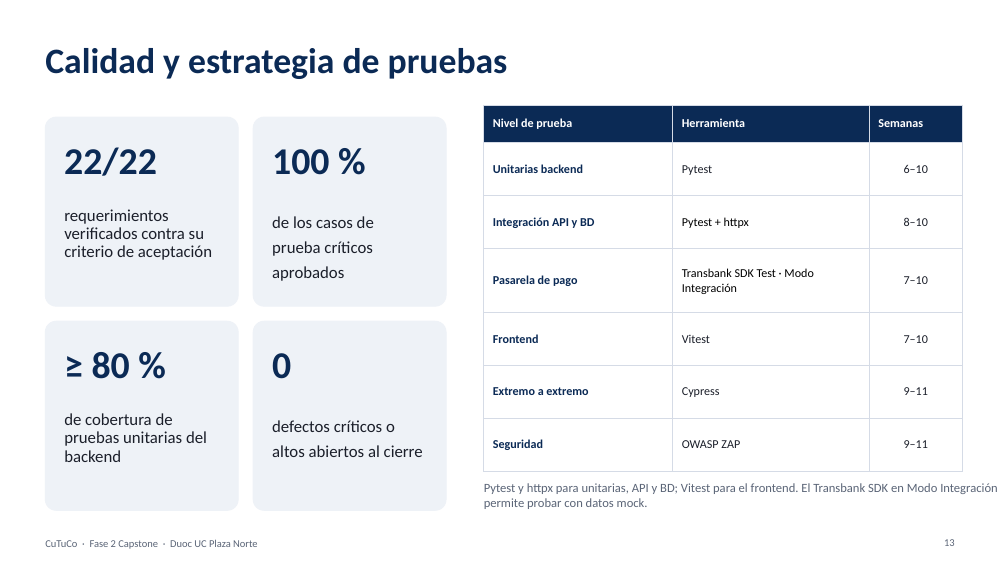
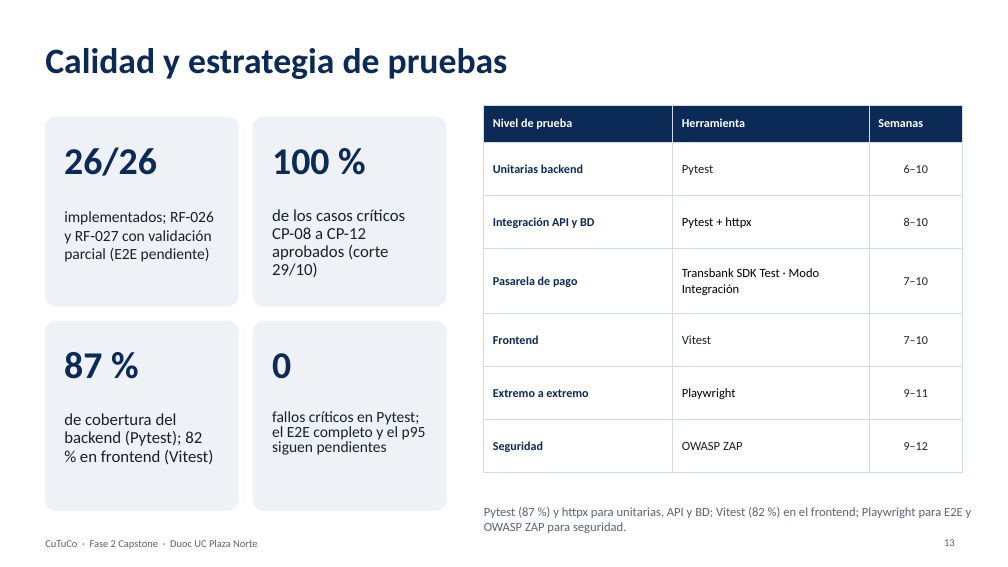
Before and after one commit to VichRo2005/cultiva_tu_compra, a slide deck: slide 13 of Fase 2/Evidencias Proyecto/Presentación Proyecto/CuTuCo Fase2.pptx. Drawn at 1008x567 pixels with LibreOffice and Linux fonts; fonts in the diff are those of the drawing; background and template pictures are left out. Boxes give left, top, right and bottom in pixels: in the first picture for what was removed or moved away, otherwise in the second. Text is boxed around its words. In the diff, an @@ line names an element or a change of style, - is before the commit and + after.

```diff
--- a/Fase 2/Evidencias Proyecto/Presentación Proyecto/CuTuCo Fase2.pptx
+++ b/Fase 2/Evidencias Proyecto/Presentación Proyecto/CuTuCo Fase2.pptx
@@ table at box(484, 105, 963, 473) @@
-row 6, column 2: Cypress
+row 6, column 2: Playwright
-row 7, column 3: 9–11
+row 7, column 3: 9–12
@@ size 11.5 to 12 pt in "Pytest", "Pytest + httpx", "Transbank SDK Test · Modo Integración", "Vitest" and 1 more places @@
@@ text at box(64, 147, 157, 176): text changed @@
-22/22
+26/26
@@ text at box(272, 209, 405, 277): text changed @@
-de los casos de prueba críticos aprobados
+de los casos críticos CP-08 a CP-12 aprobados (corte 29/10)
@@ text at box(64, 211, 214, 262): text changed; size 16 to 14.8 pt @@
-requerimientos verificados contra su criterio de aceptación
+implementados; RF-026 y RF-027 con validación parcial (E2E pendiente)
@@ text at box(64, 352, 102, 379): text changed @@
-≥ 80 %
+87 %
@@ text at box(64, 413, 213, 464): text changed @@
-de cobertura de pruebas unitarias del backend
+de cobertura del backend (Pytest); 82 % en frontend (Vitest)
@@ text at box(272, 411, 426, 455): text changed; size 16 to 14.8 pt @@
-defectos críticos o altos abiertos al cierre
+fallos críticos en Pytest; el E2E completo y el p95 siguen pendientes
@@ text at box(484, 507, 972, 533): text changed @@
-Pytest y httpx para unitarias, API y BD; Vitest para el frontend. El Transbank SDK en Modo Integración permite probar con datos mock.
+Pytest (87 %) y httpx para unitarias, API y BD; Vitest (82 %) en el frontend; Playwright para E2E y OWASP ZAP para seguridad.
```
Also in this commit, not shown: 17 other slides changed, 12 other files.
